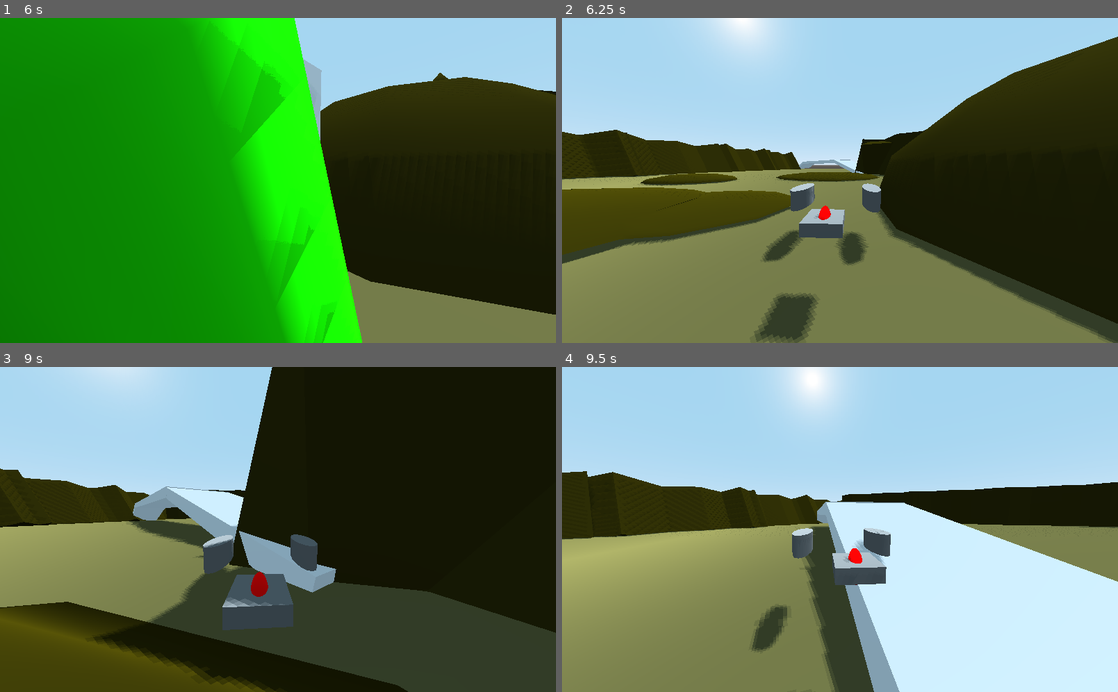
Above: before the commit, frames 1-4 (two rows, left to right).
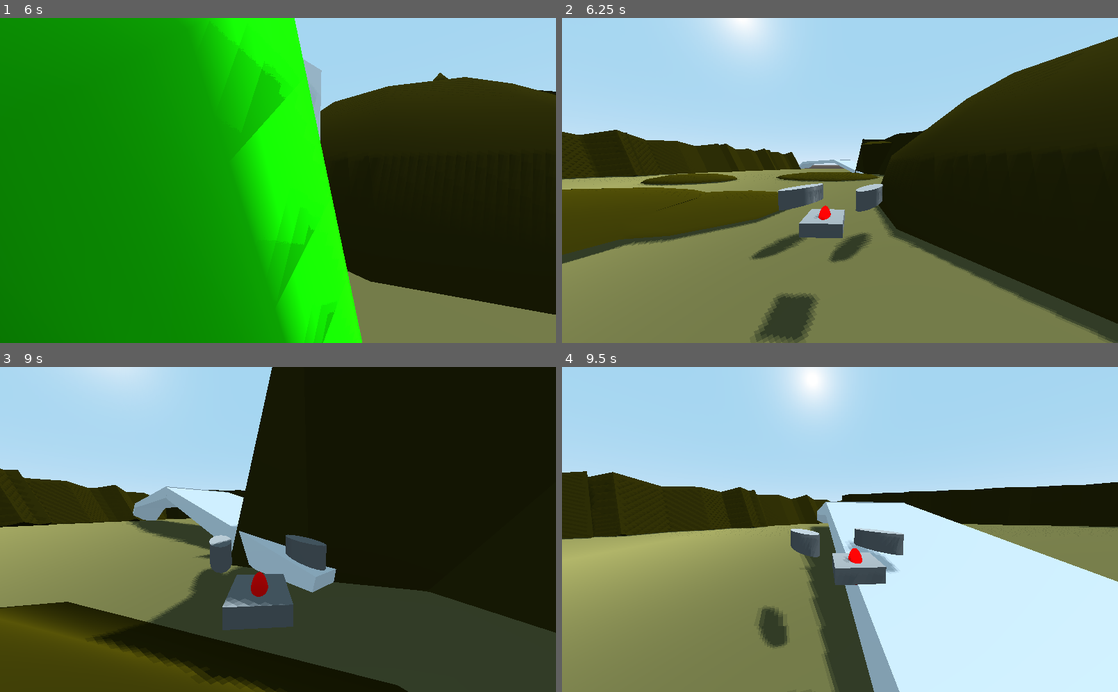
Above: after the commit, the same moments.

Repository: gamkedo-la/aero-junkers
Game: Godot game, scene res://Scenes/Main.tscn
The game is run twice, just before and just after one commit, with the same random seed, the same clock (stepped at 60 frames per second) and the same inputs.
Inputs (mouse positions are in pixels of both pictures, inside the frame that each line leads up to):
- Up to frame 1 (6 s): move the mouse to (305, 180) at 0.52 s; hold W (accelerate) 0.53-5.78 s; tap V (cam_toggle) at 0.6, 2.85, 5.1 s; move the mouse to (250, 180) at 1.27 s; tap C (chase_cam) at 1.35, 3.6, 5.85 s; move the mouse to (289, 174) at 2.02 s; press the mouse at (289, 174) at 2.03 s; move the mouse to (272, 187) at 2.77 s; release the mouse at (272, 187) at 2.78 s; move the mouse to (316, 183) at 3.52 s; move the mouse to (233, 177) at 4.27 s; click (233, 177) at 4.35 s; move the mouse to (283, 180) at 5.02 s; move the mouse to (255, 174) at 5.77 s; hold D (turn_right) from 5.78 s (still down)
- Up to frame 2 (6.25 s): keep holding D (turn_right)
- Up to frame 3 (9 s): move the mouse to (305, 529) at 6.52 s; release D (turn_right) at 6.53 s; press the mouse at (305, 529) at 6.53 s; hold W (accelerate) 6.53-8.78 s; move the mouse to (250, 529) at 7.27 s; release the mouse at (250, 529) at 7.28 s; tap V (cam_toggle) at 7.35 s; move the mouse to (289, 523) at 8.02 s; tap C (chase_cam) at 8.1 s; move the mouse to (272, 536) at 8.77 s; hold A (turn_left) from 8.78 s (still down); click (272, 536) at 8.85 s
- Up to frame 4 (9.5 s): keep holding A (turn_left)

Frame 1 is identical in both runs. In frame 2, 1.0% of the frame differs, in the area x 34-58%, y 50-77%; in frame 3, 0.6%; in frame 4, 1.0%.

Commit message:
Rotate engines to point to steering direction
Rotate engines to point to steering direction

Diff:
--- a/Scripts/aerojunker.gd
+++ b/Scripts/aerojunker.gd
@@ -21,6 +21,9 @@
 var base_length = 5 #used as a "wheel base" length
 var max_turning_angle = 15
 var current_turning_angle = 0
+
+enum TURN_DIRECTION {LEFT, RIGHT}
+const MAX_ENGINE_ROTATION_ANGLE = 23
 
 func _ready():
 	if not CheckpointSingleton.is_connected("checkpoint_reached", self, "_player_reached_checkpoint"):
@@ -52,9 +55,11 @@
 	if Input.is_action_pressed("turn_left"):
 #		turn_direction = -1
 		rotate_y(0.02)
+		calculate_turn_engines(0.02, TURN_DIRECTION.LEFT)
 	if Input.is_action_pressed("turn_right"):
 #		turn_direction = 1
 		rotate_y(-0.02)
+		calculate_turn_engines(-0.02, TURN_DIRECTION.RIGHT)
 	if Input.is_action_pressed("accelerate"):
 		acceleration_direction = -1
 	if Input.is_action_pressed("reverse"):
@@ -63,10 +68,12 @@
 		acceleration_direction = 0
 	if Input.is_action_just_released("reverse"):
 		acceleration_direction = 0
-#	if Input.is_action_just_released("turn_left"):
+	if Input.is_action_just_released("turn_left"):
 #		turn_direction = 0
-#	if Input.is_action_just_released("turn_right"):
+		reset_engine_rotation()
+	if Input.is_action_just_released("turn_right"):
 #		turn_direction = 0
+		reset_engine_rotation()
 
 	# Camera Input
 	if Input.is_action_just_pressed("cam_toggle"):
@@ -97,6 +104,20 @@
 	velocity = new_heading * velocity
 	#rotation = new_heading.angle()
 
+func calculate_turn_engines(radians, direction):
+	if (direction == TURN_DIRECTION.RIGHT && $MeshInstance_R_Engine.rotation_degrees.y > -MAX_ENGINE_ROTATION_ANGLE):
+		rotate_engines_y(radians)
+	elif (direction == TURN_DIRECTION.LEFT && $MeshInstance_R_Engine.rotation_degrees.y < MAX_ENGINE_ROTATION_ANGLE):
+		rotate_engines_y(radians)
+
+func rotate_engines_y(radians):
+	$MeshInstance_L_Engine.rotate_y(radians)
+	$MeshInstance_R_Engine.rotate_y(radians)
+
+func reset_engine_rotation():
+	$MeshInstance_R_Engine.rotation_degrees.y = 0.0
+	$MeshInstance_L_Engine.rotation_degrees.y = 0.0
+
 func apply_acceleration(delta):
 	acceleration.z += ((max_speed * acceleration_direction) - acceleration.z) * delta
 	velocity = acceleration * delta
